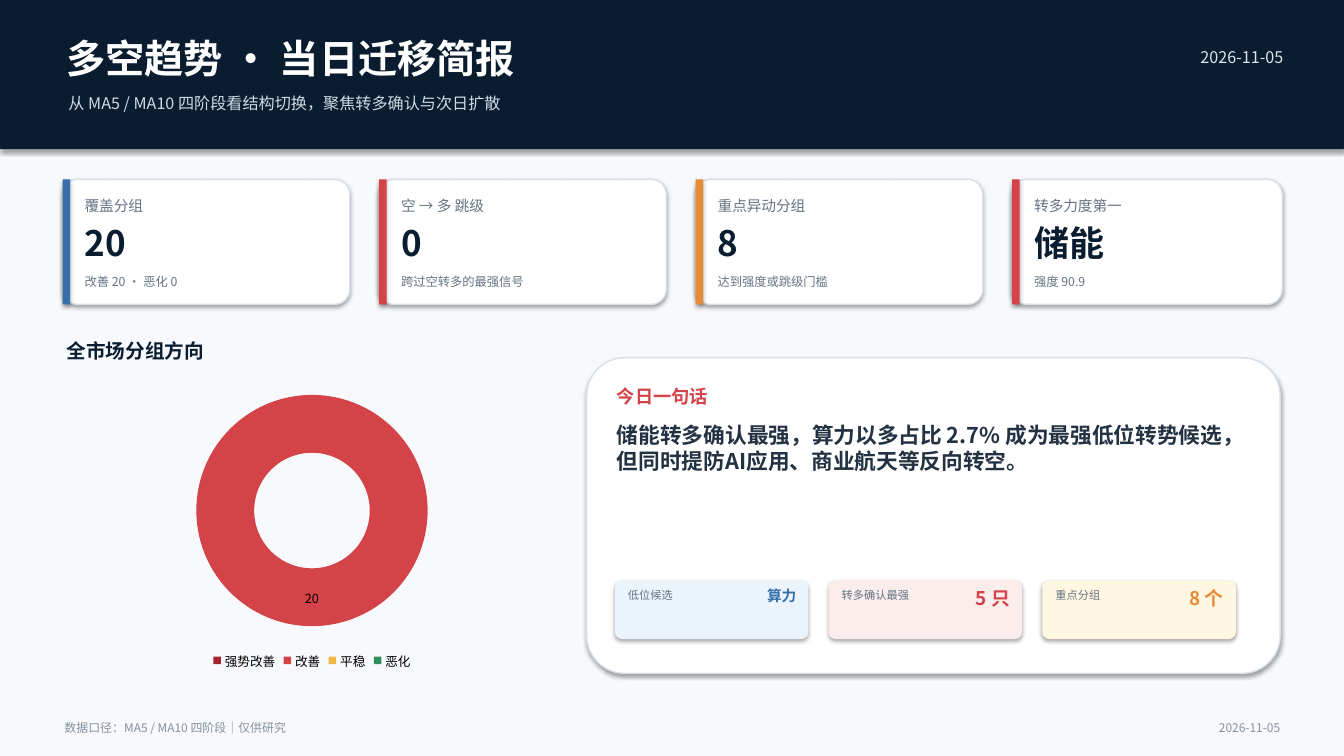
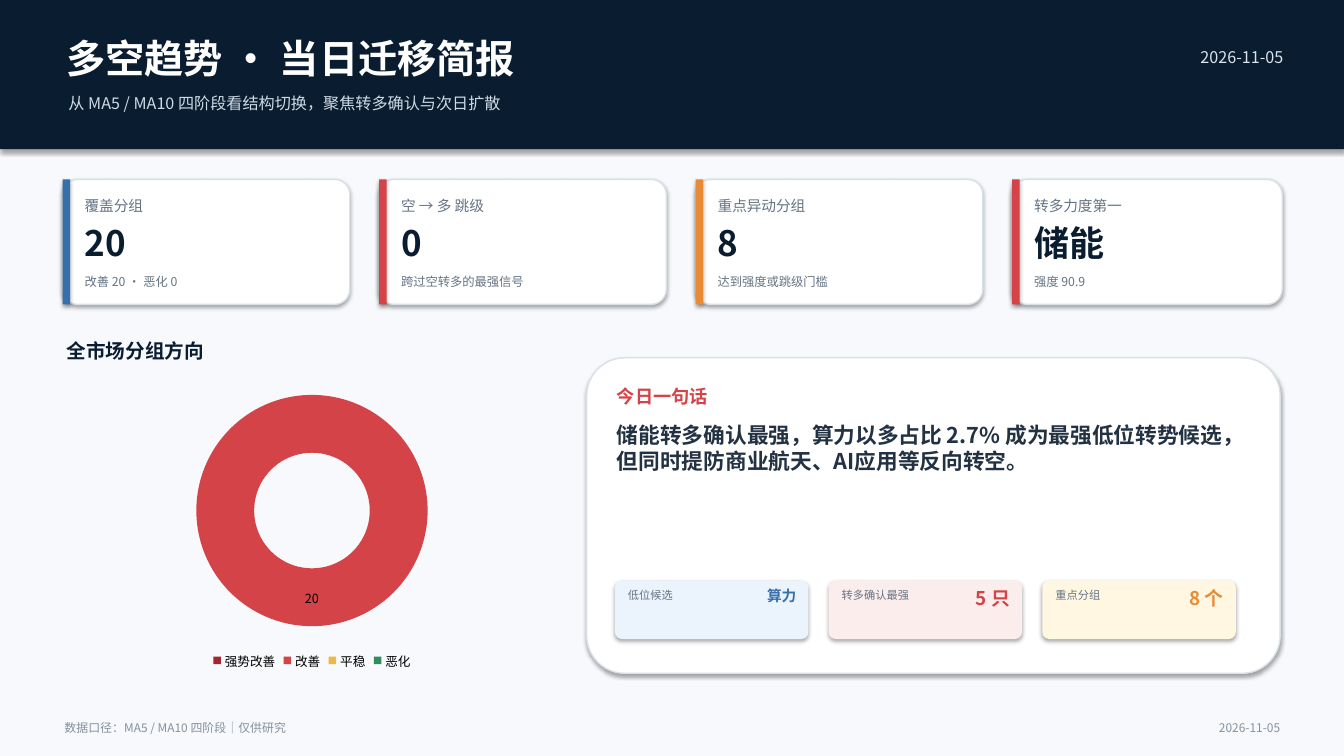
Before and after one commit to nancybhc/a-share-blast-lab, a slide deck: slide 1 of assets/多空阶段简报_2026-11-05.pptx. Drawn at 1344x756 pixels with LibreOffice and Linux fonts; fonts in the diff are those of the drawing. Boxes give left, top, right and bottom in pixels: in the first picture for what was removed or moved away, otherwise in the second. Text is boxed around its words. In the diff, an @@ line names an element or a change of style, - is before the commit and + after.

```diff
--- a/assets/多空阶段简报_2026-11-05.pptx
+++ b/assets/多空阶段简报_2026-11-05.pptx
@@ text at box(617, 424, 1244, 471): text changed @@
-储能转多确认最强，算力以多占比 2.7% 成为最强低位转势候选，但同时提防AI应用、商业航天等反向转空。
+储能转多确认最强，算力以多占比 2.7% 成为最强低位转势候选，但同时提防商业航天、AI应用等反向转空。
```
Also in this commit, not shown: 3 other slides changed, 2 other files.
